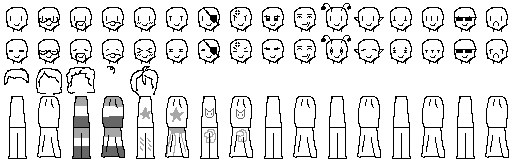
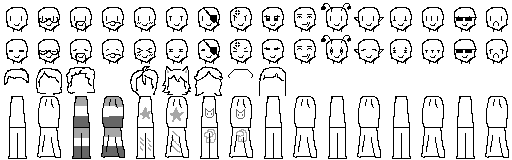
Before/after of a (512, 160) layered artwork. What changed in the layer stack:
painted on "Contour" over [107, 66, 286, 156]
painted on "Color" over [107, 66, 286, 156]
